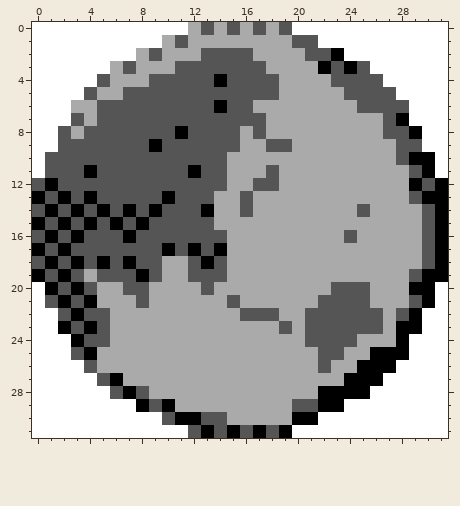
Pixel-art sprite -- gfx/battle_anims/globe.png. The first picture shows the starting point.
The file is 32x32 pixels.
After the commit:
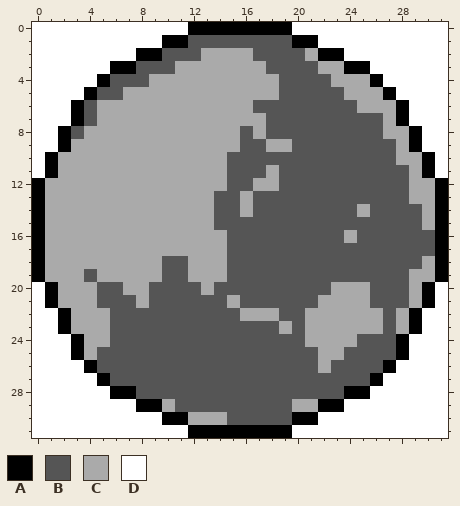
Palette (. is transparent): A #000000  B #555555  C #aaaaaa  D #ffffff
The exact change:
Changed rows in their new state; - is an unchanged pixel.
first column x 0:
 0 ------------AAAAAAAA-----------
 1 ----------AABBBBBBBBAA---------
 2 --------AABBBCCCCBBBBCA--------
 3 ------AABBBCCCCCCCBBBBCC-A-----
 4 -----ABBBCCCCCCCCCCBBBBCCCA----
 5 ----ABBCCCCCCCCCCCCBBBBBCCCA---
 6 ---ABCCCCCCCCCCCCBBBBBBBBCCCA--
 7 ---ABCCCCCCCCCCCCCBBBBBBBBBC---
 8 --ABCCCCCCCCCCCCBCBBBBBBBBBCC--
 9 --ACCCCCCCCCCCCCBBCCBBBBBBBBCA-
10 -ACCCCCCCCCCCCCBBBBBBBBBBBBBCC-
11 -ACCCCCCCCCCCCCBBBCBBBBBBBBBBC-
12 ACCCCCCCCCCCCCCBBCCBBBBBBBBBBCC
13 -CCCCCCCCCCCCCBBCBBBBBBBBBBBBCC
14 ACCCCCCCCCCCCCBBCBBBBBBBBCBBBBC
15 -CCCCCCCCCCCCCBBBBBBBBBBBBBBBBC
16 ACCCCCCCCCCCCCCBBBBBBBBBCBBBBB-
17 -CCCCCCCCCCCCCCBBBBBBBBBBBBBBB-
18 ACCCCCCCCCBBCCCBBBBBBBBBBBBBBBC
19 -CCCBCCCCCBBCCCBBBBBBBBBBBBBBCC
20 --CCCBBCCBBBBCBBBBBBBBBCCCBBBC-
21 -ACCCBBBCBBBBBBCBBBBBBCCCCBBBC-
22 --ACCCBBBBBBBBBBCCCBBCCCCCCBC--
23 ---CCCBBBBBBBBBBBBBCBCCCCCCBC--
24 ----CCBBBBBBBBBBBBBBBCCCCBBB---
25 ---ACBBBBBBBBBBBBBBBBBCCBBBB---
26 ----ABBBBBBBBBBBBBBBBBCBBBB----
27 -----ABBBBBBBBBBBBBBBBBBBB-----
28 ------A--BBBBBBBBBBBBBBB-------
29 ---------ACBBBBBBBBBCC---------
30 ----------A-CCCBBBBB-----------
31 ------------A-A-A-A------------
